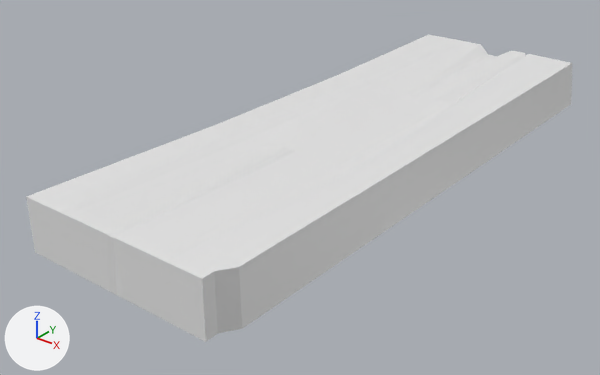
Two versions of the FBX model VR-YAIR/Assets/Models/Puente/Tablas/PlanchaMadera1.fbx, one commit apart.
Camera for both pictures: a 50 mm lens placed at (1.07, -1.549, 0.783), pointed at (-0.072, -0.121, -0.102). Lighting does not change. The marker at lower left points along +X, +Y and +Z. The picture after the commit comes second. Where no turn or scale is listed for an object, it has been applied to the vertices.

Objects in the first picture: 'PlanchaMadera1'.
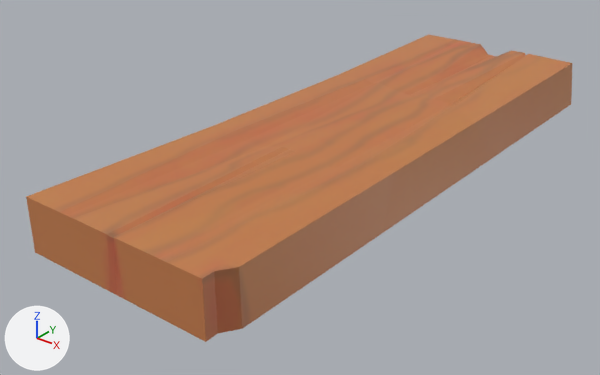
What the commit changed:
Picture 'Plancha1_Albedo.png' (img_plancha1_albedo_png) is new.
Material 'Material.001' (mat_material_001) is new.
Its texture is img_plancha1_albedo_png (with its transparency).
me_cubo has 100 vertices, 96 faces and spans x -0.25..0.25, y -0.75..0.75, z -0.06..0.06.
me_cubo gains material mat_material_001 (picture img_plancha1_albedo_png).

Pixel boxes [x1, y1, x2, y2] of what changed, in the pictures (600 x 375 px):
'PlanchaMadera1', recoloured (white to orange)
    both: [26, 35, 572, 342]
